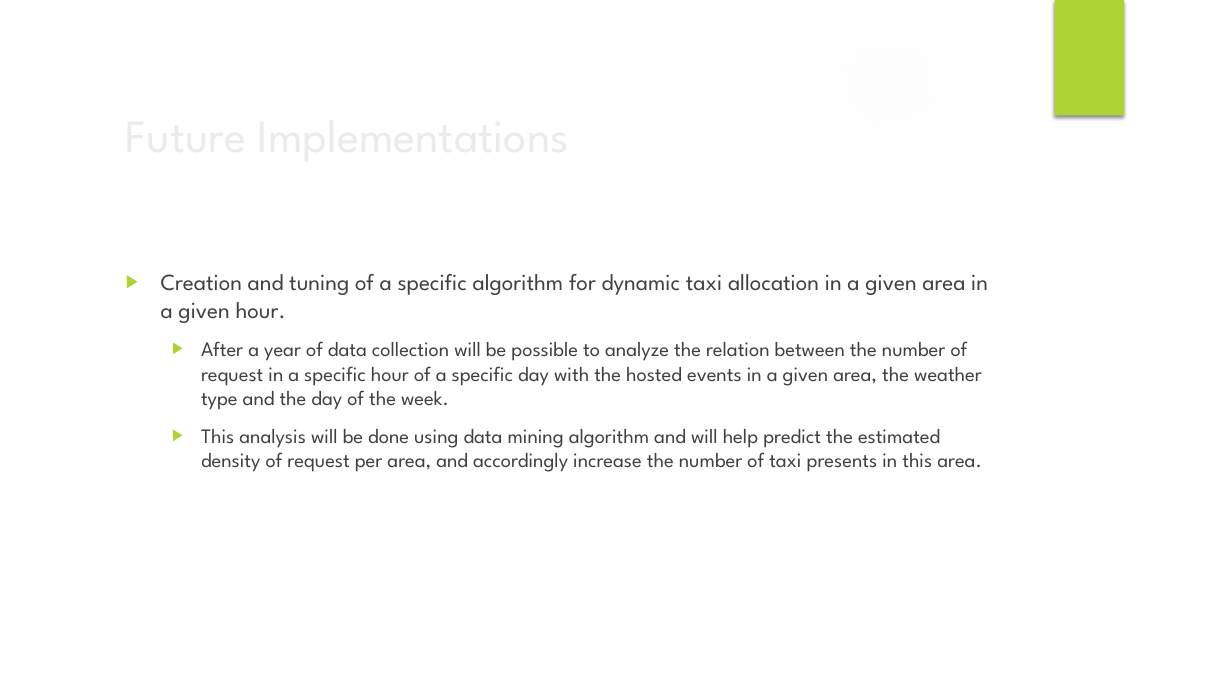
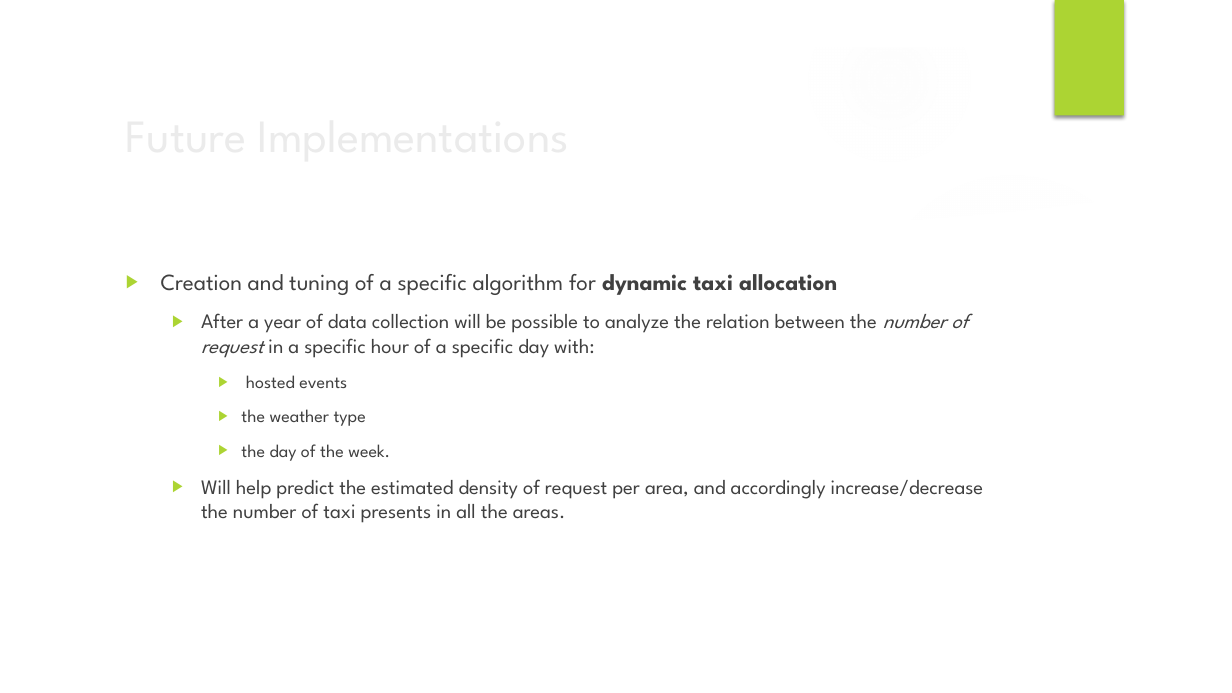
Before and after one commit to Maiux92/ingsw2project, a slide deck: slide 7 of Slides/Project Presentation.pptx. Drawn at 1232x693 pixels with LibreOffice and Linux fonts; fonts in the diff are those of the drawing; background and template pictures are left out. Boxes give left, top, right and bottom in pixels: in the first picture for what was removed or moved away, otherwise in the second. Text is boxed around its words. In the diff, an @@ line names an element or a change of style, - is before the commit and + after.

Commit message:
Final Presentation

```diff
--- a/Slides/Project Presentation.pptx
+++ b/Slides/Project Presentation.pptx
@@ text at (161,274,984,523): text changed @@
-▶ Creation and tuning of a specific algorithm for dynamic taxi allocation in a given area in a given hour.
-  ▶ After a year of data collection will be possible to analyze the relation between the number of request in a specific hour of a specific day with the hosted events in a given area, the weather type and the day of the week.
-  ▶ This analysis will be done using data mining algorithm and will help predict the estimated density of request per area, and accordingly increase the number of taxi presents in this area.
+▶ Creation and tuning of a specific algorithm for dynamic taxi allocation
+  ▶ After a year of data collection will be possible to analyze the relation between the number of request in a specific hour of a specific day with:
+    ▶ hosted events
+    ▶ the weather type
+    ▶ the day of the week.
+  ▶ Will help predict the estimated density of request per area, and accordingly increase/decrease the number of taxi presents in all the areas.
```
Also in this commit, not shown: 13 other slides changed, 1 other file.
